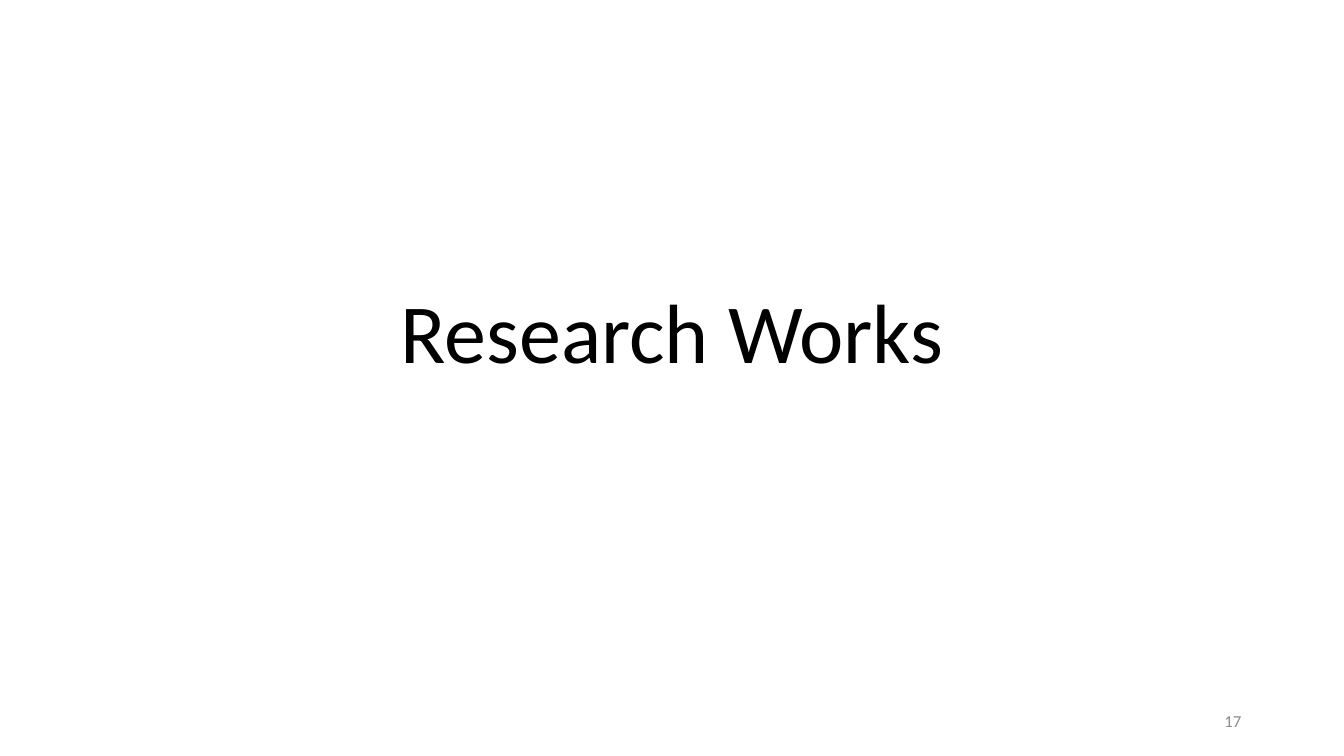
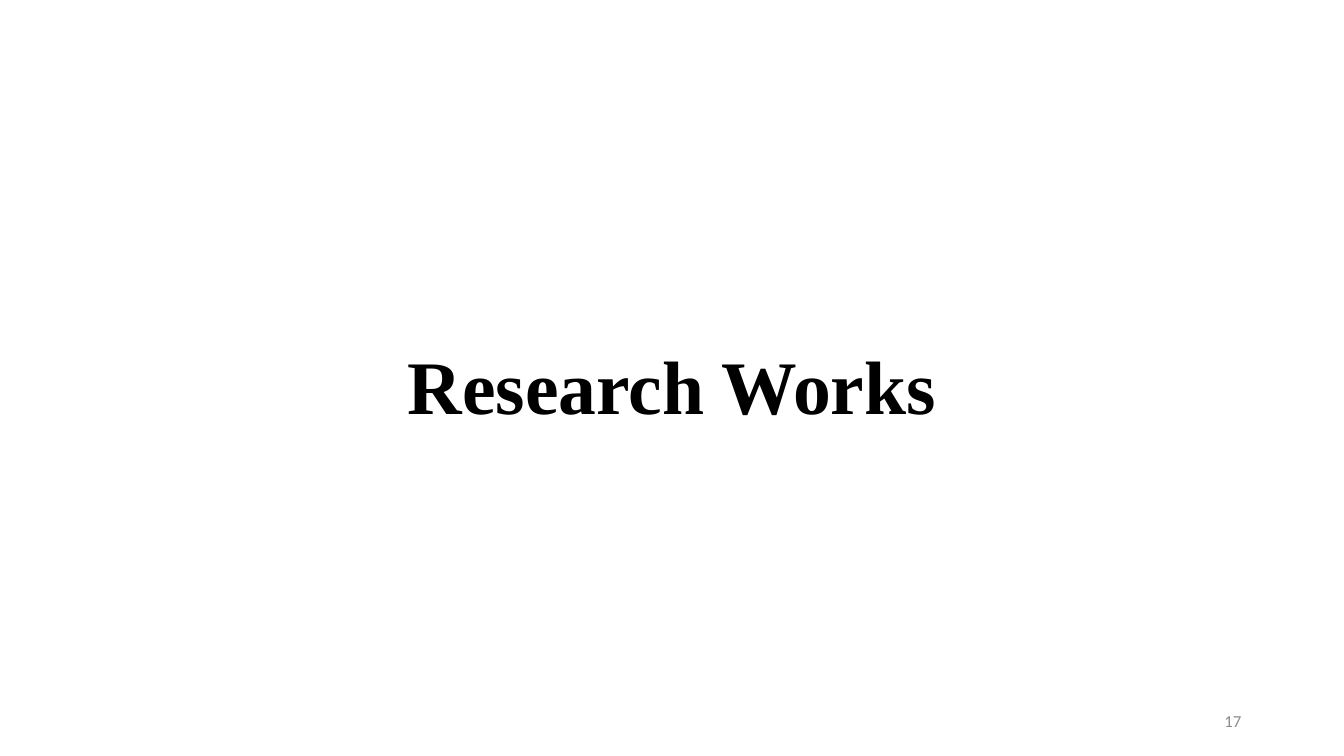
Before and after one commit to BipinGodar/ProjectReport, a slide deck: slide 17 of Smart Gloves using Flex Sensor.pptx. Drawn at 1344x756 pixels with LibreOffice and Linux fonts; fonts in the diff are those of the drawing. Boxes give left, top, right and bottom in pixels: in the first picture for what was removed or moved away, otherwise in the second. Text is boxed around its words. In the diff, an @@ line names an element or a change of style, - is before the commit and + after.

```diff
--- a/Smart Gloves using Flex Sensor.pptx
+++ b/Smart Gloves using Flex Sensor.pptx
@@ title "Research Works": place and size @@
-title "Research Works" at box(401, 304, 943, 364)
+title "Research Works" at box(408, 361, 936, 415)
@@ title "Research Works" at box(408, 361, 936, 415): size 60 to 54 pt, font Calibri to Times New Roman, bold on @@
```
Also in this commit, not shown: 8 other slides changed, 4 slides added, 3 slides removed, 3 other files.
